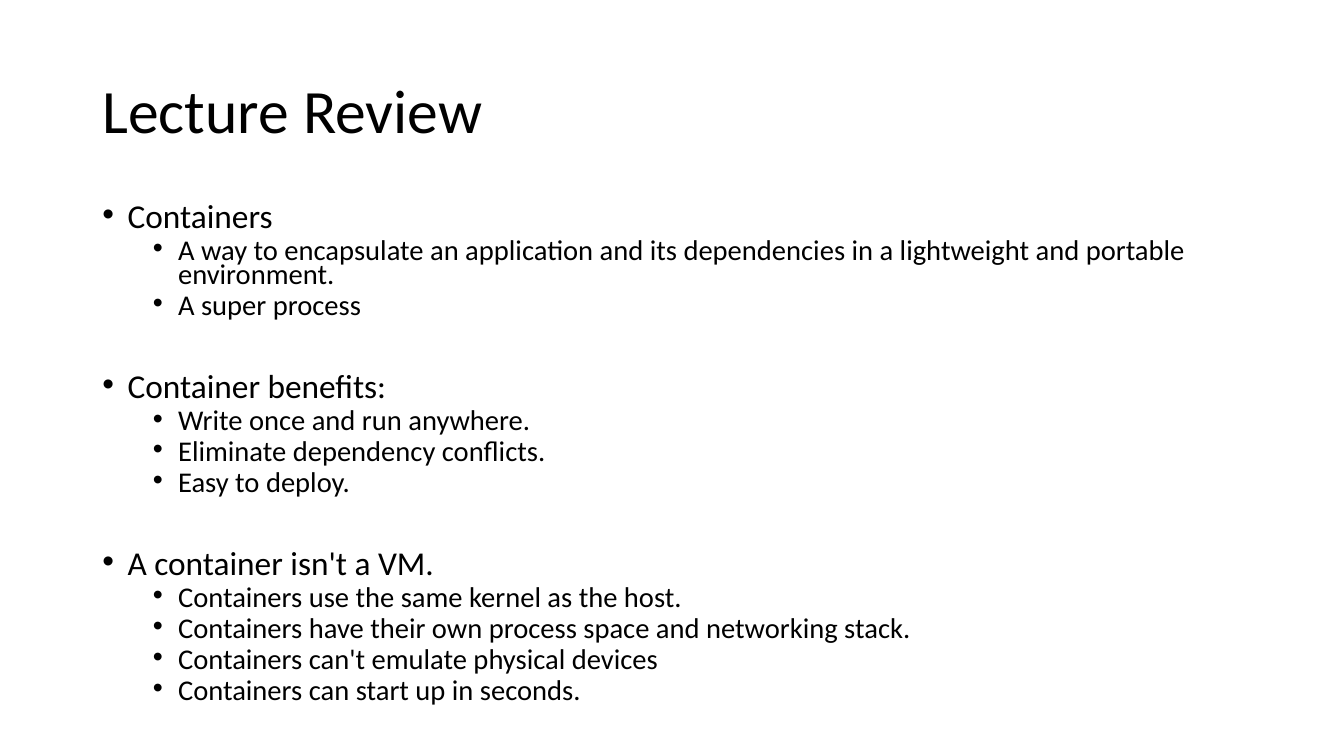
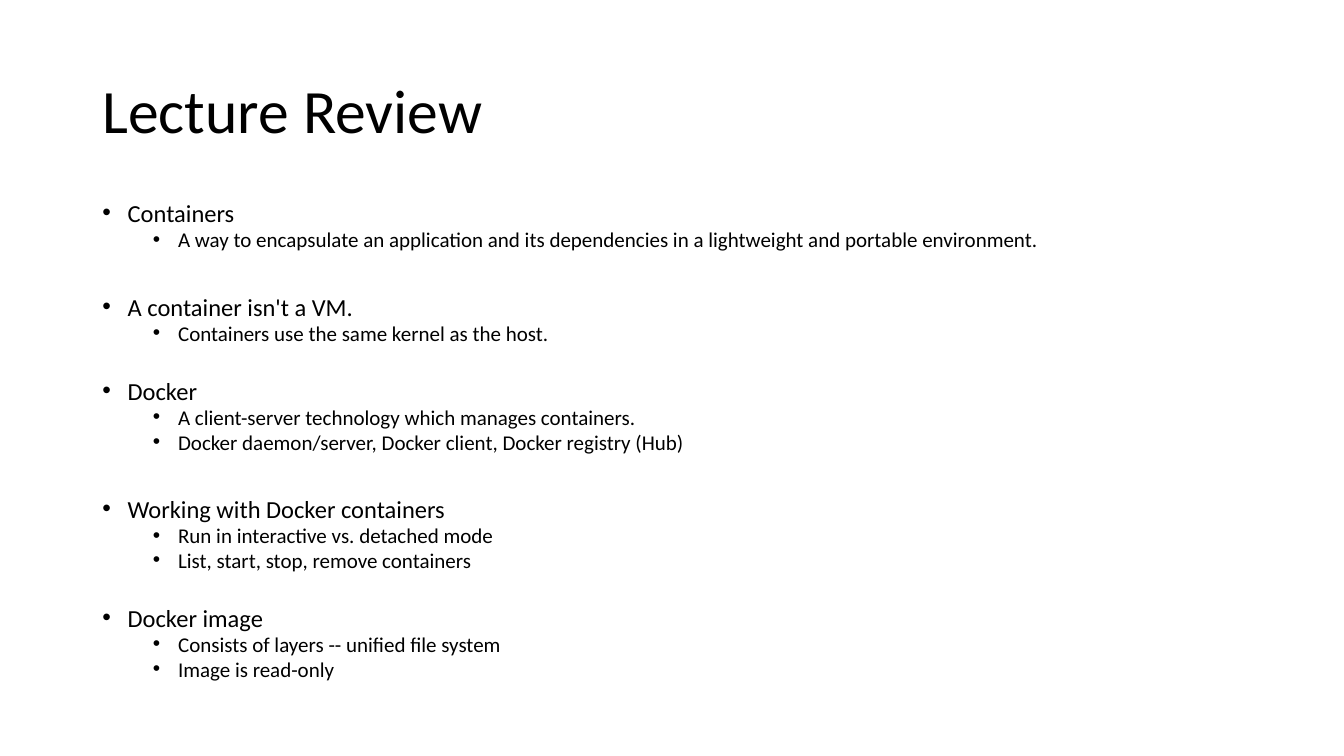
Before and after one commit to jasondbaker/infrastructure-class, a slide deck: slide 3 of review/lecture-review-week-11.pptx. Drawn at 1344x756 pixels with LibreOffice and Linux fonts; fonts in the diff are those of the drawing. Boxes give left, top, right and bottom in pixels: in the first picture for what was removed or moved away, otherwise in the second. Text is boxed around its words. In the diff, an @@ line names an element or a change of style, - is before the commit and + after.

Commit message:
update all lecture review presentations

```diff
--- a/review/lecture-review-week-11.pptx
+++ b/review/lecture-review-week-11.pptx
@@ text at box(128, 205, 1037, 341): size 23.8 to 17.5 pt in "Containers", "A container isn't a VM."; size 20.4 to 15 pt in "A way to encapsulate an application and ...", "Containers use the same kernel as the ..." @@
@@ text at box(128, 296, 545, 497): paragraphs removed @@
-  • A super process
-• Container benefits:
-  • Write once and run anywhere.
-  • Eliminate dependency conflicts.
-  • Easy to deploy.
@@ text at box(128, 383, 683, 681): text changed; size 20.4 to 15 pt @@
-  • Containers have their own process space and networking stack.
-  • Containers can't emulate physical devices
-  • Containers can start up in seconds.
+• Docker
+  • A client-server technology which manages containers.
+  • Docker daemon/server, Docker client, Docker registry (Hub)
+• Working with Docker containers
+  • Run in interactive vs. detached mode
+  • List, start, stop, remove containers
+• Docker image
+  • Consists of layers -- unified file system
+  • Image is read-only
```
Also in this commit, not shown: 2 other slides changed, 2 slides removed, 9 other files.
